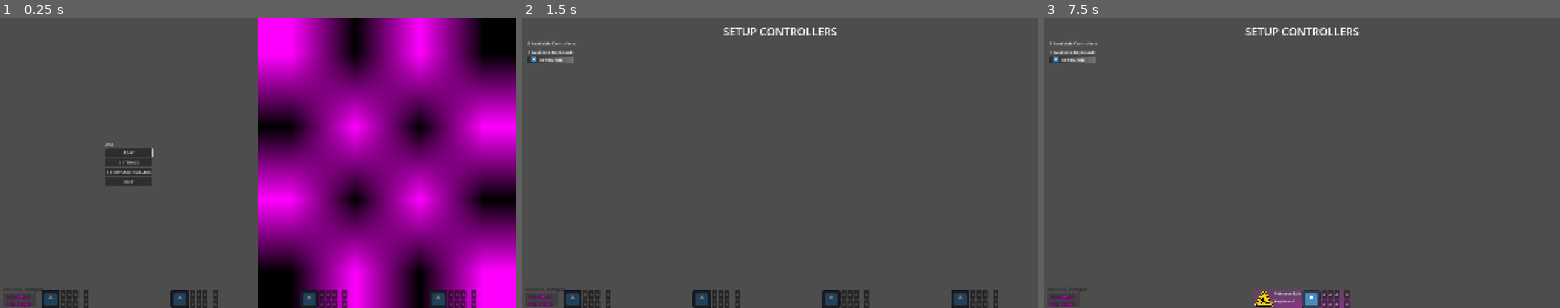
Above: before the commit, frames 1-3 (left to right).
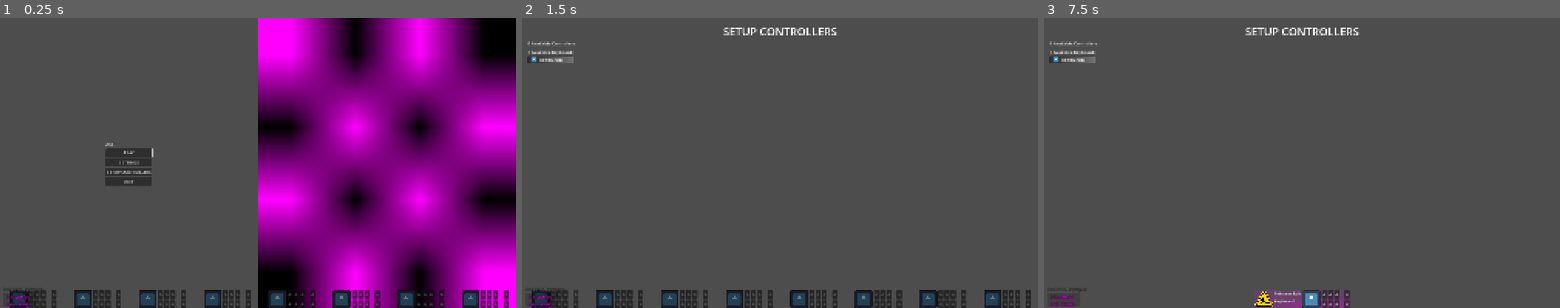
Above: after the commit, the same moments.

Repository: dogeMcdogeface/tower-game
Game: Godot game, scene res://views/ui_manager.tscn
The game is run twice, just before and just after one commit, with the same random seed, the same clock (stepped at 60 frames per second) and the same inputs. The engine's default icon, where the game draws it, is replaced by a stand-in: a white triangle on a blue panel in a dark square.
Inputs (mouse positions are in pixels of both pictures, inside the frame that each line leads up to):
- Up to frame 1 (0.25 s): no input
- Up to frame 2 (1.5 s): click "PLAY" at 0.5 s; click "A" at 1.25 s
- Up to frame 3 (7.5 s): click "A" at 2 s; click "A" at 2.75 s; click "A" at 3.5 s; click "A" at 4.25 s; click "A" at 5 s; click "A" at 5.75 s; click "A" at 6.5 s; tap Enter at 7.25 s; move the mouse to (1415, 148) at 7.27 s; hold Right (player_right) from 7.28 s (still down); tap X (player_action1) at 7.35 s; click (1415, 148) at 7.42 s

The runs differ from the first frame. In frame 1, 3.9% of the frame differs, in the area x 1-99%, y 93-100%; in frame 2, 3.8%; in frame 3, nothing differs.

Commit message:
changed view_tower_builder grid logic

Diff:
--- a/Game_Director.gd
+++ b/Game_Director.gd
@@ -69,7 +69,7 @@
 func start_game():
 	print("Game director starting")
 	game_active = true
-	start_round()
+	#start_round()
 
 
 
--- a/Globals/PlayerData.gd
+++ b/Globals/PlayerData.gd
@@ -1,6 +1,6 @@
 extends Node
 
-const MAX_PLAYERS = 4
+const MAX_PLAYERS = 8
 
 var players: Dictionary[int, Player] = {}
 signal playerDataChanged()
--- a/Globals/PlayerInput.gd
+++ b/Globals/PlayerInput.gd
@@ -1,6 +1,6 @@
 extends Node
 
-const MAX_DEVICES = 6
+const MAX_DEVICES = 9
 var DEVICE_KEYBOARD_ID
 
 
--- a/tower_builder.tscn
+++ b/tower_builder.tscn
@@ -154,7 +154,7 @@
 [node name="DebugGrid" type="Node2D" parent="."]
 self_modulate = Color(1, 1, 1, 0.27451)
 script = ExtResource("3_6fbt4")
-grid_half_extents = Vector2(500, 50000)
+grid_half_extents = Vector2(50000, 50000)
 grid_thickness = 2.0
 metadata/_edit_lock_ = true
 
--- a/view_tower_builder.gd
+++ b/view_tower_builder.gd
@@ -25,23 +25,71 @@
 	else:
 		show_player_viewport(playerNum)
 
+var max_rows:int = 4
 func show_player_viewport(num):
 	var children = $GridContainer.get_children()
 	var player_list = PlayerData.players.values()
 
+	var rows = 1
+	if num <= max_rows:
+		$GridContainer.columns = num
+	else:
+		$GridContainer.columns = ceil( num / 2.0)
+		rows = num /  (num / 2.0)
+	print(num, "using rows ", $GridContainer.columns, " rows ",rows)
+
+
 	for i in children.size():
-		var child = children[i]
+		var child:TextureRect = children[i]
 
 		child.visible = i < num
+
+		var s = get_viewport_rect().size
+		s.x /= $GridContainer.columns
+		s.y /= rows
+
+
+
 
 		if i < player_list.size():
 			child.process_mode = Node.PROCESS_MODE_INHERIT
 			child.propagate_call("set", ["assigned_player", player_list[i]])
+
+
+			if rows == 1 and s.x > s.y:
+				print("mode 1")
+				child.expand_mode = TextureRect.EXPAND_FIT_WIDTH
+				child.stretch_mode = TextureRect.STRETCH_KEEP_CENTERED
+			elif rows == 1 and s.x <= s.y:
+				print("mode 2")
+				child.expand_mode = TextureRect.EXPAND_FIT_HEIGHT
+				child.stretch_mode = TextureRect.STRETCH_KEEP_ASPECT_COVERED
+			elif rows == 2 and s.x > s.y:
+				print("mode 3")
+				child.expand_mode = TextureRect.EXPAND_FIT_WIDTH
+				child.stretch_mode = TextureRect.STRETCH_KEEP_ASPECT_COVERED
+			elif rows == 2 and s.x <= s.y:
+				print("mode 4")
+				child.expand_mode = TextureRect.EXPAND_FIT_HEIGHT
+				child.stretch_mode = TextureRect.STRETCH_KEEP_ASPECT_CENTERED
+			else:
+				print("Error generating view_tower_builder layout")
+
+
+			print("Container size ", s, " ", child.expand_mode, " ", child.stretch_mode)
+			print(num, "using rows ", $GridContainer.columns, " rows ",rows)
+
+
+
+
+
+
 		else:
 			child.process_mode = Node.PROCESS_MODE_DISABLED
 			child.propagate_call("set", ["assigned_player", null])
 
-	$GridContainer.columns = num
+
+
 
 
 func switch_to():
--- a/view_tower_builder.tscn
+++ b/view_tower_builder.tscn
@@ -1,18 +1,9 @@
-[gd_scene load_steps=7 format=3 uid="uid://dx66gtytendl0"]
+[gd_scene load_steps=4 format=3 uid="uid://dx66gtytendl0"]
 
 [ext_resource type="Script" uid="uid://vglw3cnkgps4" path="res://view_tower_builder.gd" id="1_dk36c"]
 [ext_resource type="PackedScene" uid="uid://dkah6rykgvye0" path="res://viewport_tower_builder.tscn" id="1_dsvxy"]
 
 [sub_resource type="ViewportTexture" id="ViewportTexture_dsvxy"]
-viewport_path = NodePath("SubViewport")
-
-[sub_resource type="ViewportTexture" id="ViewportTexture_dk36c"]
-viewport_path = NodePath("SubViewport")
-
-[sub_resource type="ViewportTexture" id="ViewportTexture_hm2mt"]
-viewport_path = NodePath("SubViewport")
-
-[sub_resource type="ViewportTexture" id="ViewportTexture_bbmbd"]
 viewport_path = NodePath("SubViewport")
 
 [node name="view_tower_builder" type="Control"]
@@ -25,6 +16,7 @@
 script = ExtResource("1_dk36c")
 
 [node name="GridContainer" type="GridContainer" parent="."]
+clip_contents = true
 layout_mode = 1
 anchors_preset = 15
 anchor_right = 1.0
@@ -35,18 +27,3 @@
 [node name="Viewport_Tower_Builder" parent="GridContainer" instance=ExtResource("1_dsvxy")]
 layout_mode = 2
 texture = SubResource("ViewportTexture_dsvxy")
-
-[node name="Viewport_Tower_Builder2" parent="GridContainer" instance=ExtResource("1_dsvxy")]
-visible = false
-layout_mode = 2
-texture = SubResource("ViewportTexture_dk36c")
-
-[node name="Viewport_Tower_Builder3" parent="GridContainer" instance=ExtResource("1_dsvxy")]
-visible = false
-layout_mode = 2
-texture = SubResource("ViewportTexture_hm2mt")
-
-[node name="Viewport_Tower_Builder4" parent="GridContainer" instance=ExtResource("1_dsvxy")]
-visible = false
-layout_mode = 2
-texture = SubResource("ViewportTexture_bbmbd")
--- a/viewport_tower_builder.tscn
+++ b/viewport_tower_builder.tscn
@@ -11,8 +11,8 @@
 size_flags_horizontal = 3
 size_flags_vertical = 3
 texture = SubResource("ViewportTexture_dk36c")
-expand_mode = 1
-stretch_mode = 5
+expand_mode = 4
+stretch_mode = 6
 
 [node name="MarginContainer" type="MarginContainer" parent="."]
 layout_mode = 1
@@ -28,6 +28,6 @@
 [node name="SubViewport" type="SubViewport" parent="."]
 disable_3d = true
 transparent_bg = true
-size = Vector2i(500, 1000)
+size = Vector2i(1335, 1000)
 
 [node name="tower_builder" parent="SubViewport" instance=ExtResource("1_64jmk")]
Not shown, changed: addons/detail_time_tracker/record.json
